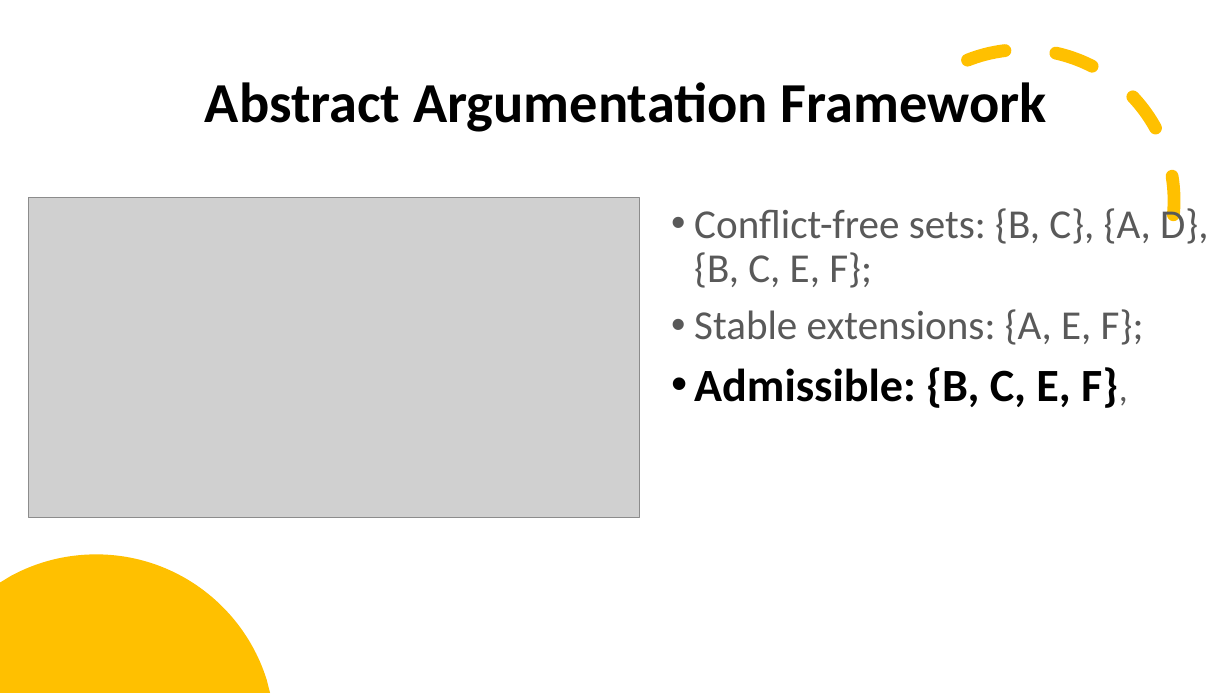
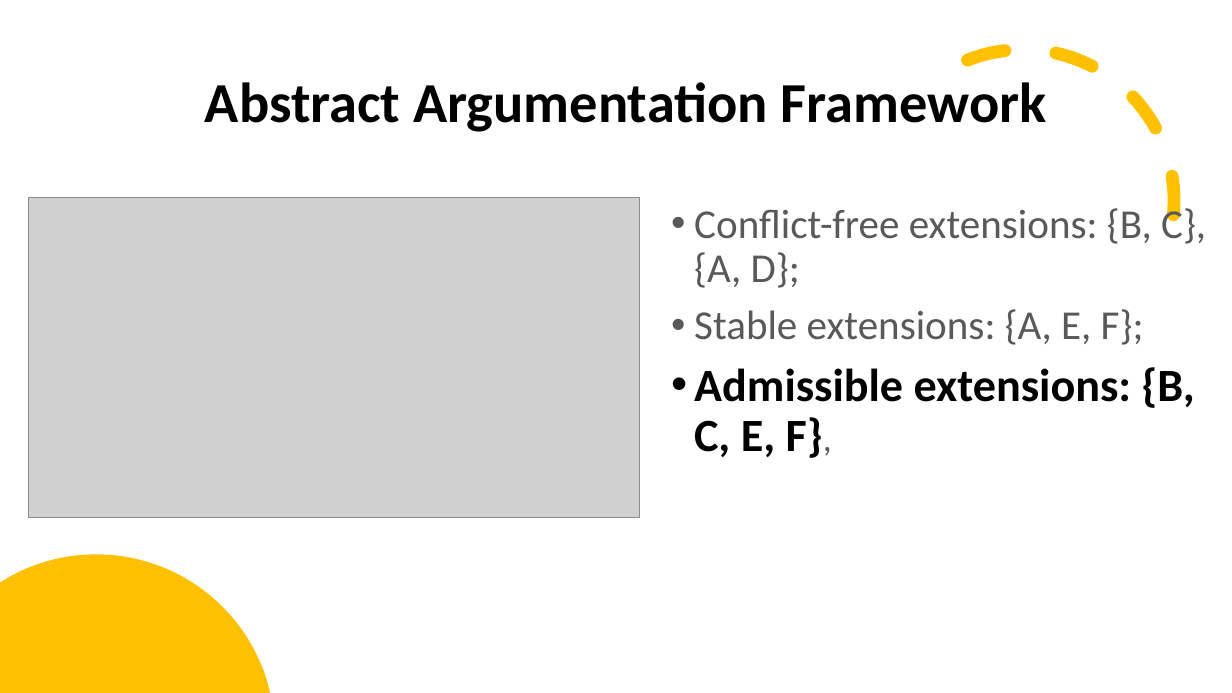
Before and after one commit to stefandr99/ConstrainedArgumentationFramework, a slide deck: slide 7 of Argumentation framework.pptx (slide 8 before the commit). Drawn at 1232x693 pixels with LibreOffice and Linux fonts; fonts in the diff are those of the drawing; grey boxes stand for pictures. Boxes give left, top, right and bottom in pixels: in the first picture for what was removed or moved away, otherwise in the second. Text is boxed around its words. In the diff, an @@ line names an element or a change of style, - is before the commit and + after.

```diff
--- a/Argumentation framework.pptx
+++ b/Argumentation framework.pptx
@@ text at (694, 204, 1206, 288): text changed @@
-• Conflict-free sets: {B, C}, {A, D}, {B, C, E, F};
+• Conflict-free extensions: {B, C}, {A, D};
@@ text at (694, 367, 1195, 458): text changed @@
-• Admissible: {B, C, E, F},
+• Admissible extensions: {B, C, E, F},
```
Also in this commit, not shown: 13 other slides changed, 4 slides added, 4 slides removed.
